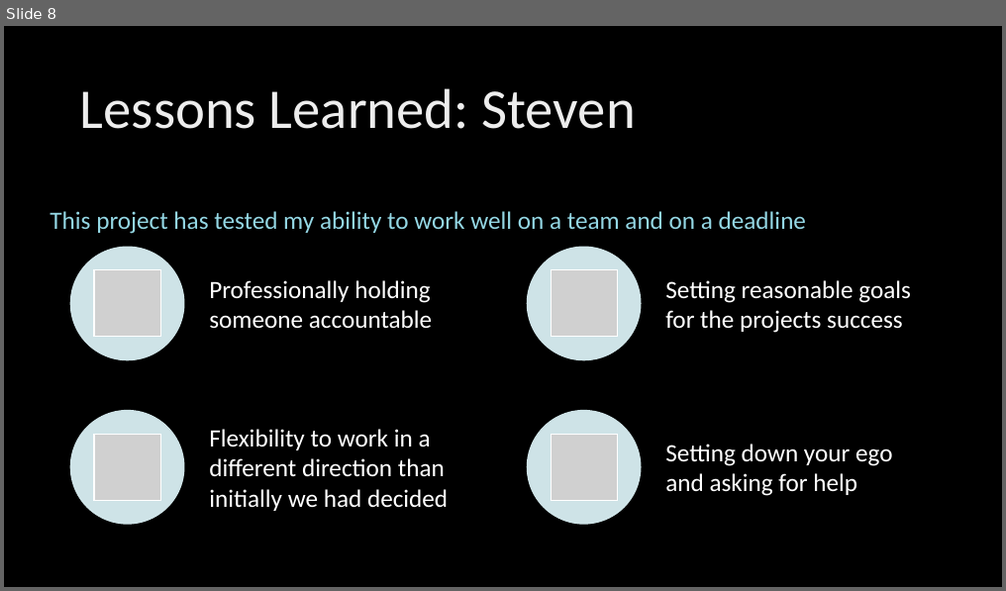
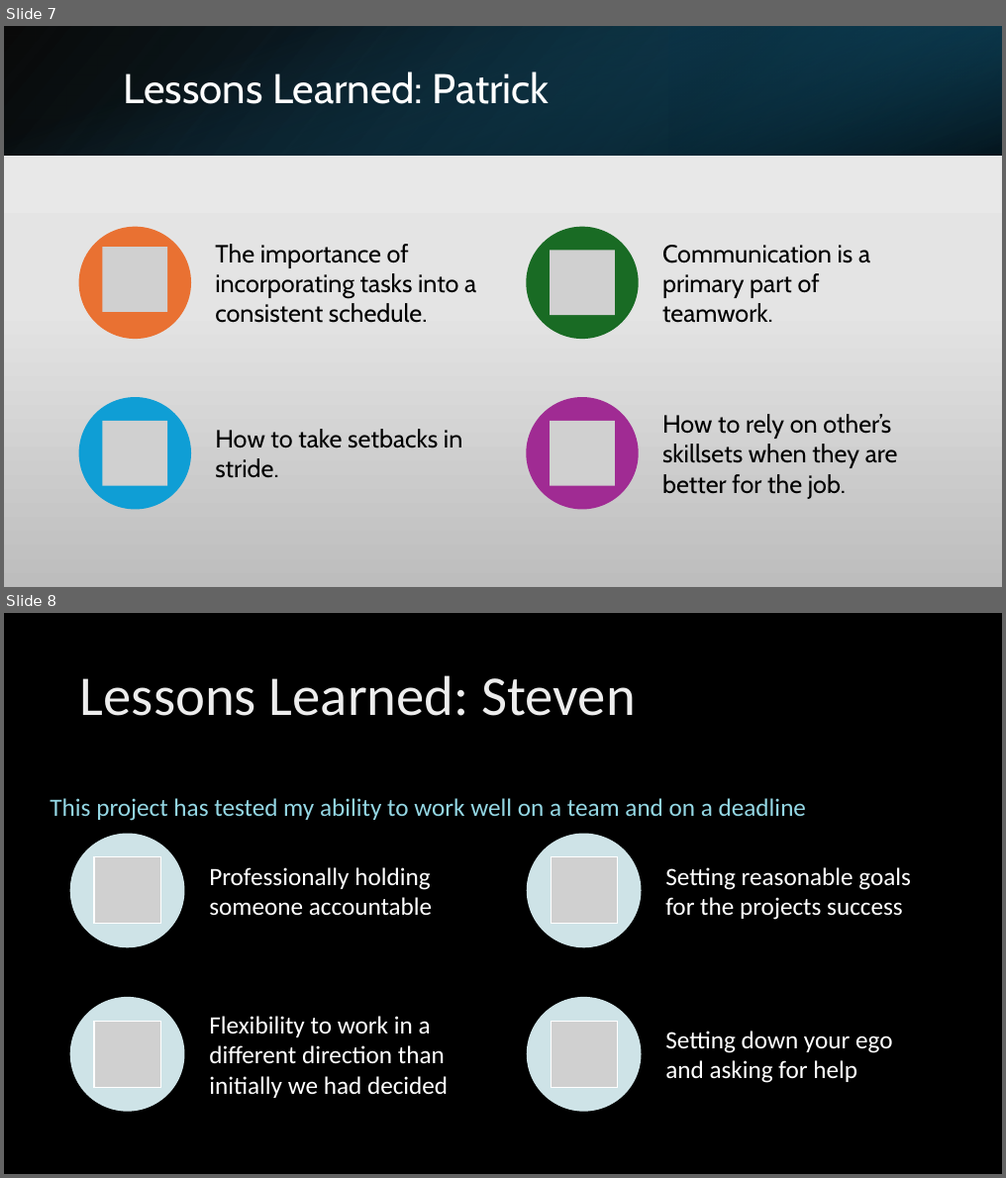
Before and after one commit to Jormungandr72/Cross-Website-Price-Checker, a slide deck: docs/phase_four_docs/Phase_Four_Presentation.pptx. Shown one above the other, each under a label of ours: slide 8 before the commit, slides 7 and 8 after it. The pictures are 1006x591 and 1006x1178 pixels, drawn with LibreOffice and Linux fonts; fonts in the diff are those of the drawing; grey boxes stand for pictures; background and template pictures are left out. Boxes give left, top, right and bottom in pixels: in the first picture for what was removed or moved away, otherwise in the second. Text is boxed around its words. In the diff, an @@ line names an element or a change of style, - is before the commit and + after.

Commit message:
Updated Phase Four Presentation
Updated Patrick's "Lessons Learned" Slide.

```diff
--- a/docs/phase_four_docs/Phase_Four_Presentation.pptx
+++ b/docs/phase_four_docs/Phase_Four_Presentation.pptx
@@ slide 7 added at (4, 26, 1002, 587), background gradient #ECECEC to #E5E5E5 to #BEBEBE @@
@@ rectangle added at (4, 26, 1002, 155), fill gradient #000000 to #104862 @@
@@ rectangle added at (4, 26, 1002, 155), fill gradient #156082 to #000000 @@
@@ rectangle added at (669, 26, 1002, 155), fill gradient #0B3041 to #156082 @@
@@ title added at (124, 72, 549, 104), 40 pt, text #FFFFFF @@
+Lessons Learned: Patrick
@@ group added at (79, 227, 898, 509): 4 ellipses, 4 pictures, 4 texts @@
+The importance of incorporating tasks into a consistent schedule.
+Communication is a primary part of teamwork.
+How to take setbacks in stride.
+How to rely on other’s skillsets when they are better for the job.
```
Also in this commit, not shown: 1 slide removed.
